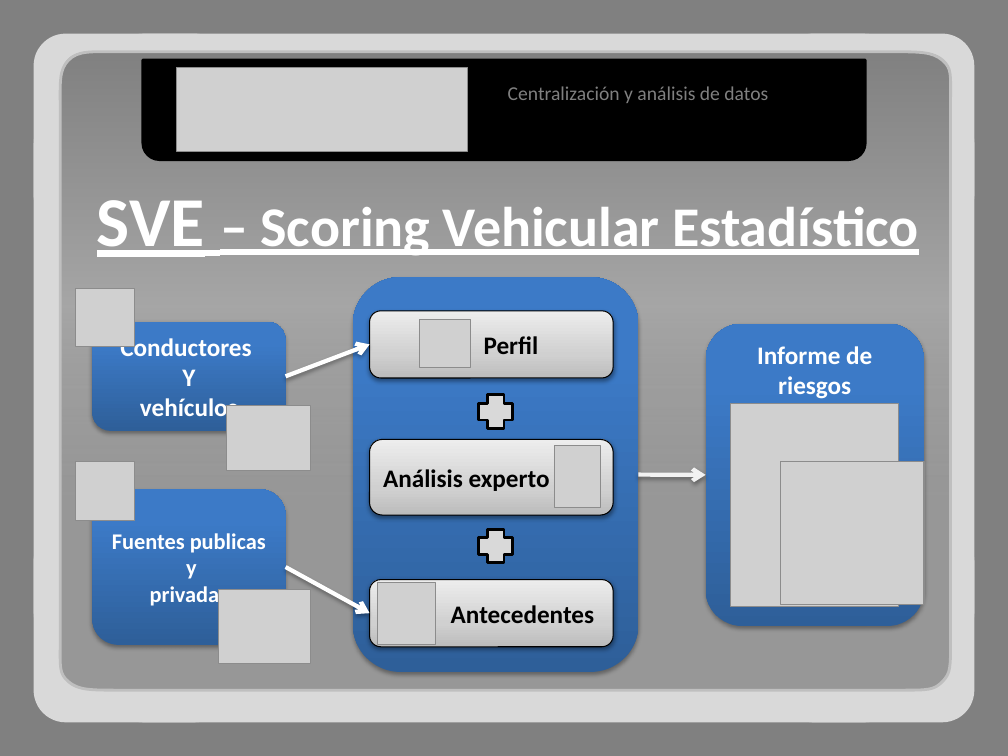
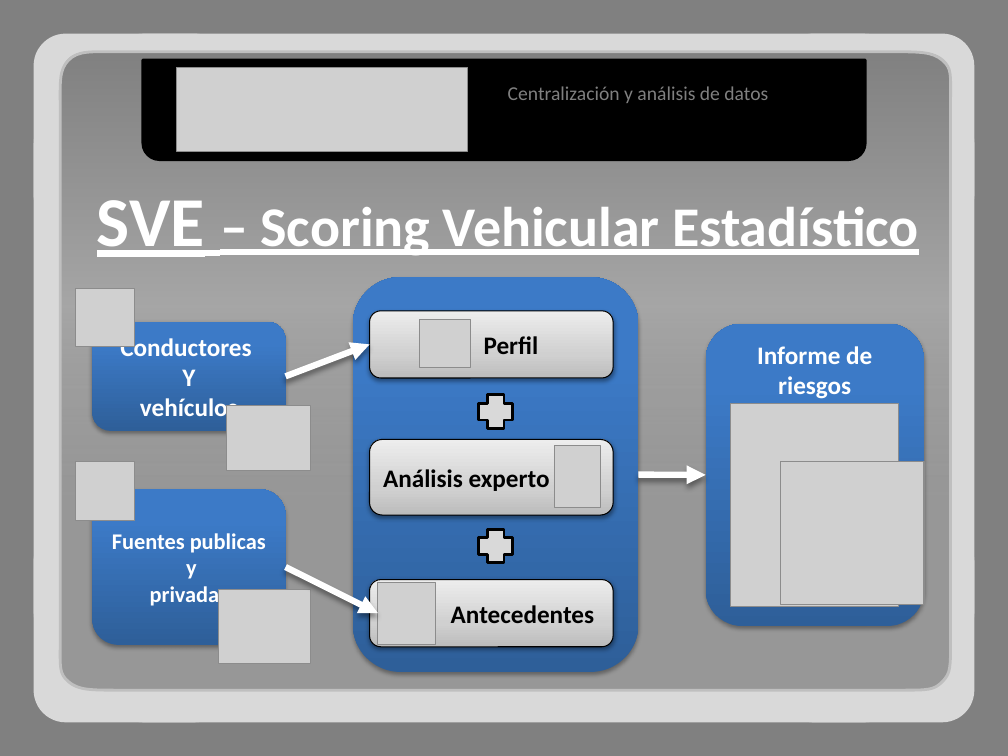
Before and after one commit to adrianachelotti/tallerdesarrollo1ero2011, a slide deck: slide 6 of Presentacion/Comercial/Presentacion Comercial.pptx. Drawn at 1008x756 pixels with LibreOffice and Linux fonts; fonts in the diff are those of the drawing; grey boxes stand for pictures. Boxes give left, top, right and bottom in pixels: in the first picture for what was removed or moved away, otherwise in the second. Text is boxed around its words. In the diff, an @@ line names an element or a change of style, - is before the commit and + after.

```diff
--- a/Presentacion/Comercial/Presentacion Comercial.pptx
+++ b/Presentacion/Comercial/Presentacion Comercial.pptx
@@ arrow (285, 376) - (370, 345): stroke #FFFFFF 3 pt to #FFFFFF 4.5 pt; arrowheads changed @@
@@ arrow (638, 475) - (706, 475): stroke #F2F2F2 3 pt to #FFFFFF 4.5 pt; arrowheads changed @@
@@ arrow moved from (285, 568) - (370, 613) to (285, 568) - (378, 613) @@
@@ arrow (285, 568) - (378, 613): stroke #FFFFFF 3 pt to #FFFFFF 4.5 pt; arrowheads changed @@
```
Also in this commit, not shown: 1 other slide changed.
